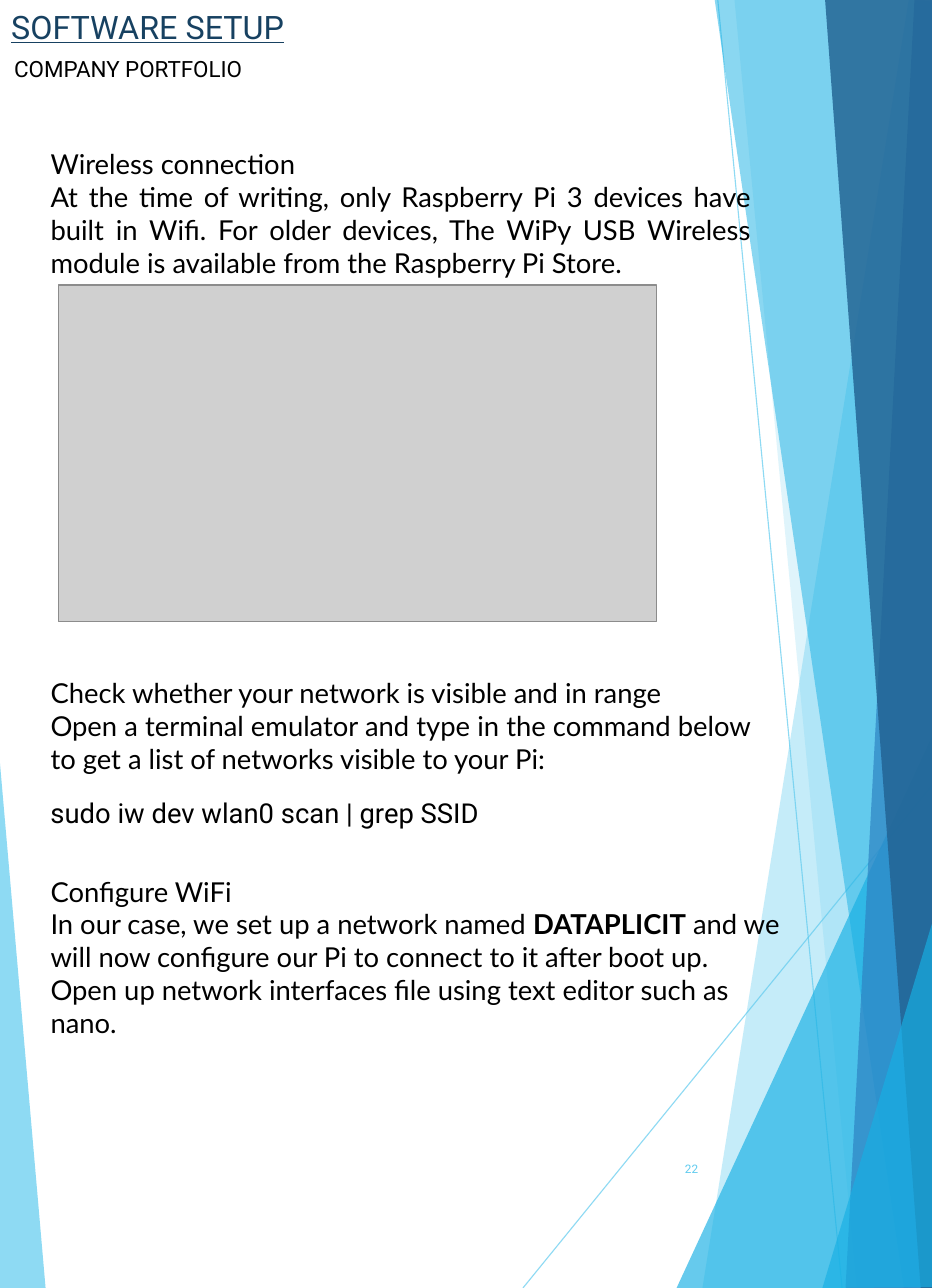
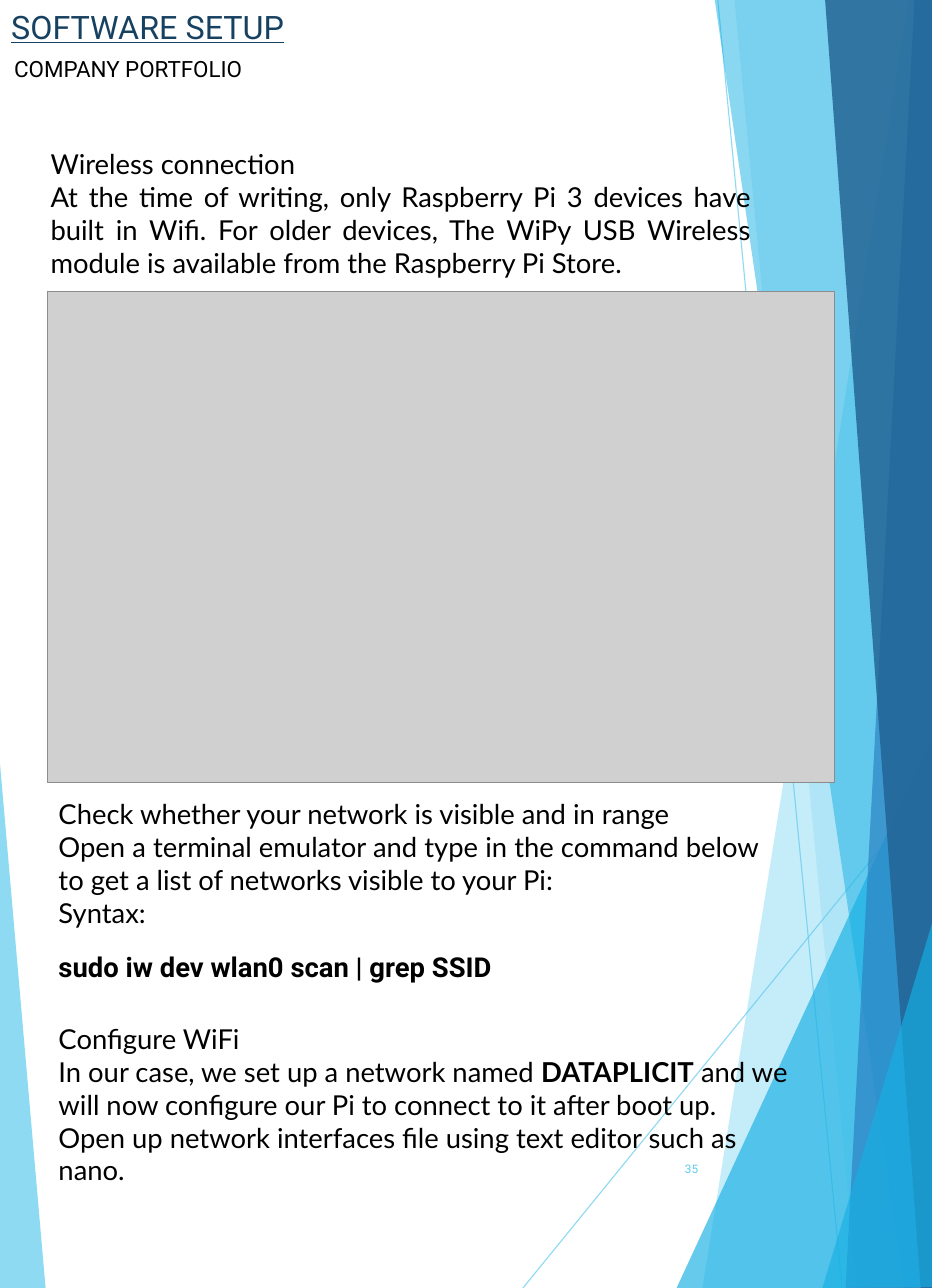
Before and after one commit to itsharsh/SmartMirror-RaspberryPi, a slide deck: slide 35 of Smart Mirror Manual.pptx (slide 22 before the commit). Drawn at 932x1288 pixels with LibreOffice and Linux fonts; fonts in the diff are those of the drawing; grey boxes stand for pictures. Boxes give left, top, right and bottom in pixels: in the first picture for what was removed or moved away, otherwise in the second. Text is boxed around its words. In the diff, an @@ line names an element or a change of style, - is before the commit and + after.

```diff
--- a/Smart Mirror Manual.pptx
+++ b/Smart Mirror Manual.pptx
@@ picture: place and size @@
-picture at (58, 285, 657, 622)
+picture at (48, 292, 836, 783)
@@ text "Check whether your network is ...": place and size @@
-text "Check whether your network is ..." at (51, 682, 751, 774)
+text "Check whether your network is ..." at (58, 803, 759, 928)
@@ text at (58, 903, 145, 928): paragraph added @@
+Syntax:
@@ text "sudo iw dev wlan0 scan ...": place and size @@
-text "sudo iw dev wlan0 scan ..." at (50, 802, 479, 829)
+text "sudo iw dev wlan0 scan ..." at (58, 956, 491, 983)
@@ text "sudo iw dev wlan0 scan ..." at (58, 956, 491, 983): bold on @@
@@ text "Configure WiFi": place and size @@
-text "Configure WiFi" at (51, 882, 780, 1034)
+text "Configure WiFi" at (58, 1029, 788, 1181)
@@ page number at (685, 1164, 698, 1173): text changed @@
-22
+35
```
Also in this commit, not shown: 16 other slides changed, 22 slides added, 10 slides removed.
